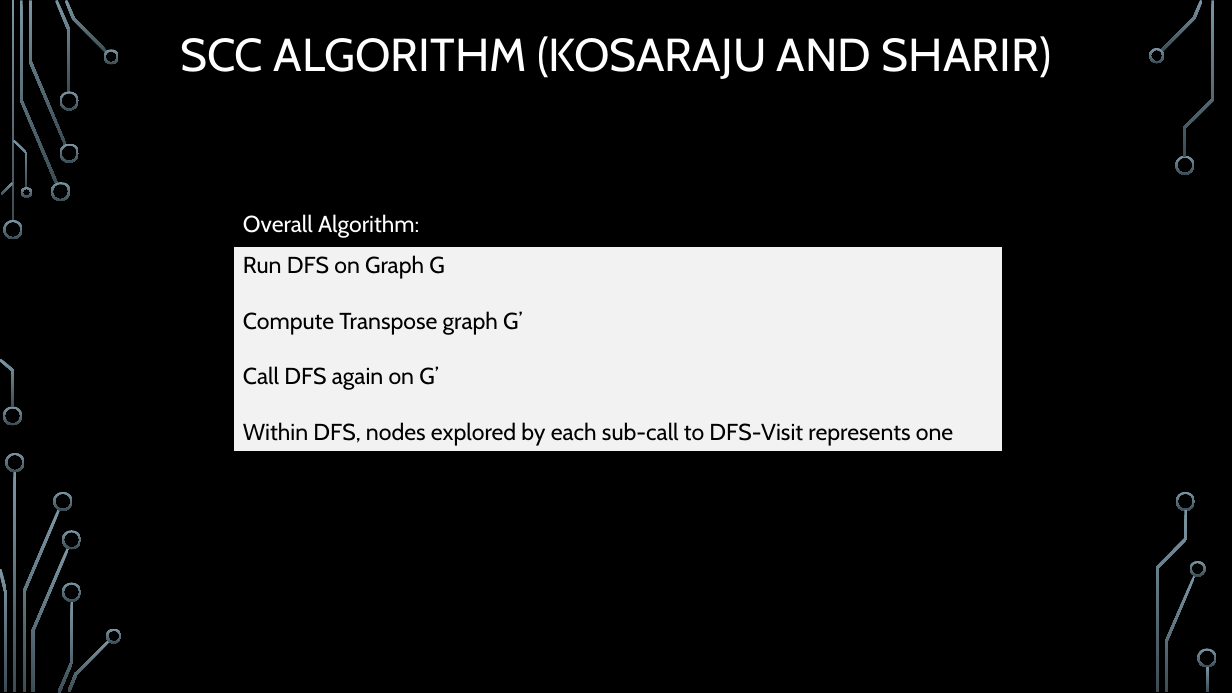
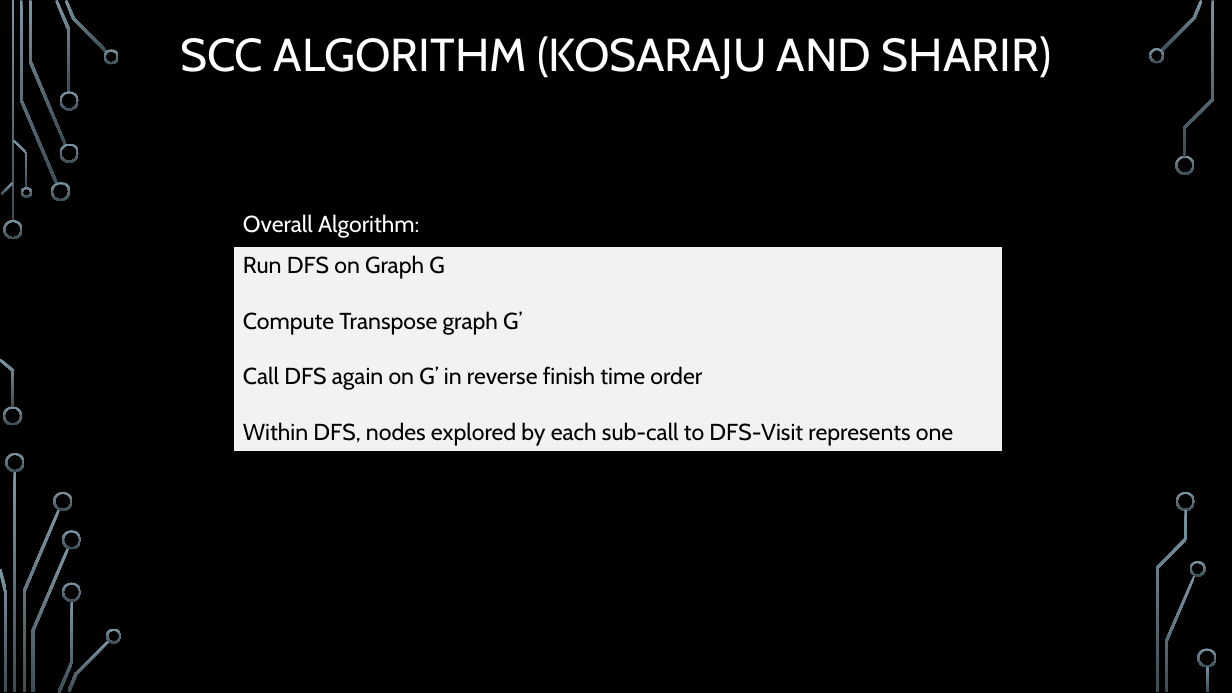
Before and after one commit to markfloryan/dsa2, a slide deck: slide 40 of slides/01-2-GraphsDFSTopoSCC.pptx. Drawn at 1232x693 pixels with LibreOffice and Linux fonts; fonts in the diff are those of the drawing; background and template pictures are left out. Boxes give left, top, right and bottom in pixels: in the first picture for what was removed or moved away, otherwise in the second. Text is boxed around its words. In the diff, an @@ line names an element or a change of style, - is before the commit and + after.

Commit message:
slide polish

```diff
--- a/slides/01-2-GraphsDFSTopoSCC.pptx
+++ b/slides/01-2-GraphsDFSTopoSCC.pptx
@@ text in rectangle at [243,366,702,390]: text changed @@
-Call DFS again on G’
+Call DFS again on G’ in reverse finish time order
```
Also in this commit, not shown: 3 other files.
